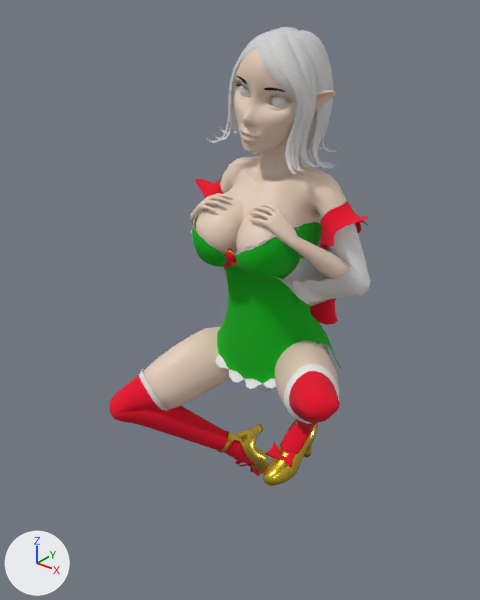
The FBX model Assets/FBX/Wichtel.fbx: old version first, new version second.
Before and after are seen from a camera (50 mm lens) standing at (0.873, -1.141, 1.502) and looking at (-0.044, 0.005, 0.791). Every picture has the same lights, and +X, +Y and +Z are marked at lower left. Both versions are drawn at frame 1 of the action 'Neko_Rig|Neko_RigAction.001'; the numbers are the values there.

Names of what the first picture shows: 'Augen', 'Body', 'Haare-Mesh', 'Kleid', 'Pantsu'.
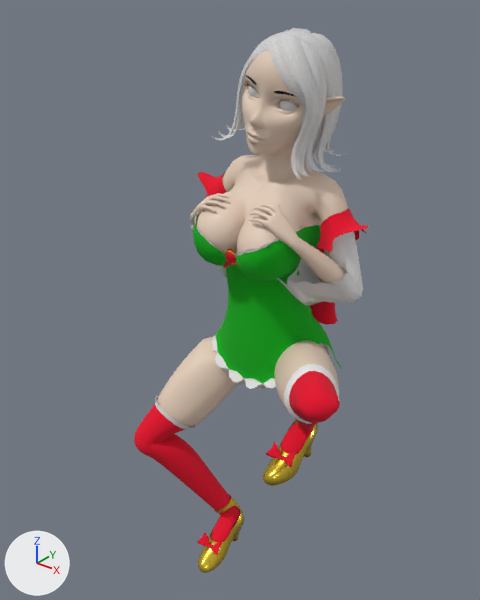
Boxes [x1, y1, x2, y2] around the edits, measured in the pictures (480 x 600 px):
'Body', posed (12% narrower, 19% taller): before [109, 47, 351, 486]; after [134, 49, 348, 573]
'Kleid', posed (8% narrower): before [139, 178, 371, 424]; after [155, 172, 368, 429]
'Haare-Mesh', posed: before [206, 27, 339, 174]; after [215, 28, 347, 180]
'Augen', posed (12% taller): before [239, 85, 288, 108]; after [248, 85, 297, 111]
'Wimpern', posed (18% taller): before [236, 76, 291, 103]; after [244, 75, 298, 107]
'Pantsu', posed: before [243, 343, 323, 391]; after [224, 343, 324, 389]
bone 'Oberkörper', root to tip: before (267, 239) to (273, 194); after (267, 239) to (276, 195)
bone 'Oberarm.R', root to tip: before (240, 165) to (223, 209); after (243, 162) to (225, 204)
bone 'Unterarm.R', root to tip: before (211, 243) to (204, 230); after (211, 235) to (204, 226)
bone 'Oberarm.L', root to tip: before (326, 182) to (344, 240); after (329, 187) to (341, 246)
bone 'Unterarm.L', root to tip: before (359, 287) to (327, 265); after (351, 294) to (323, 269)
bone 'Oberschenkel.R', root to tip: before (241, 342) to (116, 408); after (241, 342) to (144, 439)
bone 'Unterschenkel.R', root to tip: before (116, 408) to (238, 449); after (144, 439) to (232, 514)
bone 'Fuß.R', root to tip: before (238, 449) to (257, 457); after (232, 514) to (212, 555)

The change in detail:
Bone 'Oberkörper' (bone_oberkörper) turns from (0, 0, 0) to (0, 1, -4) degrees about its own x, y and z.
Bone 'Oberarm.R' (bone_oberarm_r) turns from (-4, -27, 3) to (-3, -27, 0) degrees about its own x, y and z.
Bone 'Unterarm.R' (bone_unterarm_r) turns from (36, -50, 110) to (36, -49, 109) degrees about its own x, y and z.
Bone 'Hand.R' (bone_hand_r) turns from (-8, 21, 30) to (-2, 20, 35) degrees about its own x, y and z.
Bone 'Oberarm.L' (bone_oberarm_l) turns from (-4, 27, -3) to (-5, 26, -6) degrees about its own x, y and z.
Bone 'Unterarm.L' (bone_unterarm_l) turns from (36, 50, -110) to (35, 51, -112) degrees about its own x, y and z.
Bone 'Hand.L' (bone_hand_l) turns from (-8, -21, -30) to (-15, -21, -24) degrees about its own x, y and z.
Bone 'Oberschenkel.R' (bone_oberschenkel_r) turns from (62, 44, 8) to (38, 46, 1) degrees about its own x, y and z.
Bone 'Unterschenkel.R' (bone_unterschenkel_r) turns from (-117, -14, -9) to (-75, -7, -10) degrees about its own x, y and z.
Bone 'Fuß.R' (bone_fuß_r) turns from (-31, -39, -13) to (32, -44, 8) degrees about its own x, y and z.
